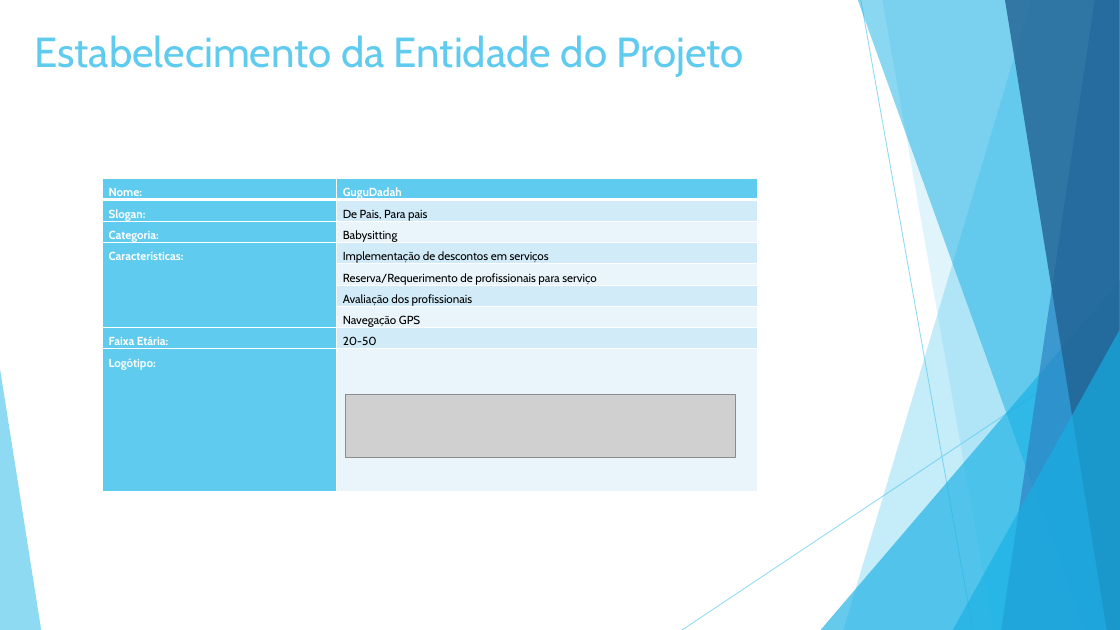
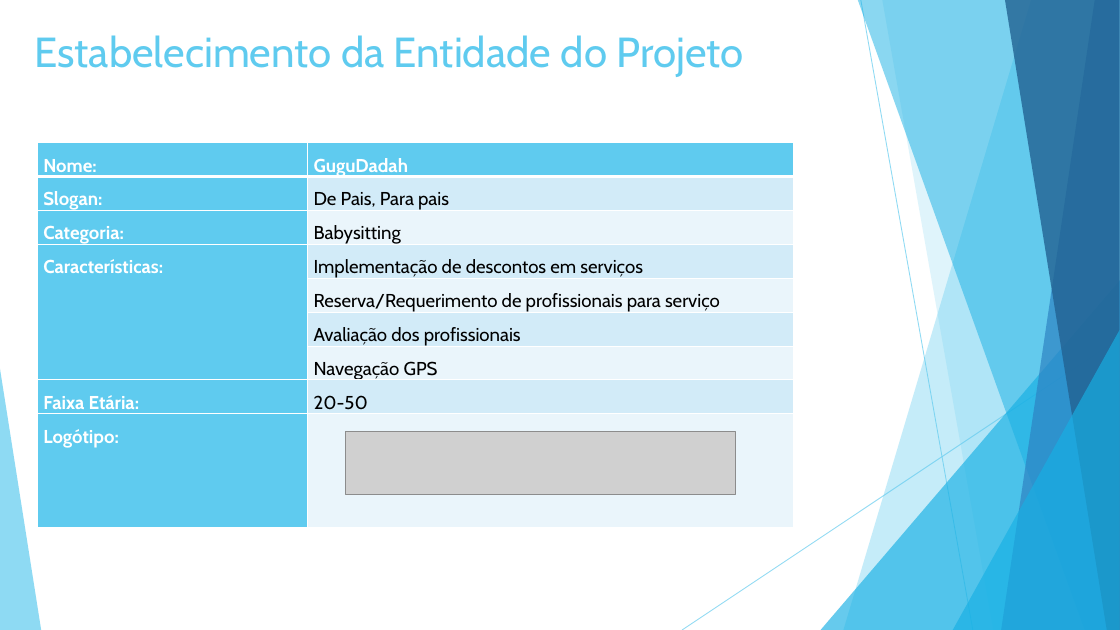
Before and after one commit to vitorjrc/babysitting-system, a slide deck: slide 4 of relatorio/Fase 3/LI4.pptx. Drawn at 1120x630 pixels with LibreOffice and Linux fonts; fonts in the diff are those of the drawing; grey boxes stand for pictures. Boxes give left, top, right and bottom in pixels: in the first picture for what was removed or moved away, otherwise in the second. Text is boxed around its words. In the diff, an @@ line names an element or a change of style, - is before the commit and + after.

```diff
--- a/relatorio/Fase 3/LI4.pptx
+++ b/relatorio/Fase 3/LI4.pptx
@@ table at <box>37,143,793,526</box> @@
@@ size 10 to 16 pt @@
@@ table: place and size @@
-table at <box>103,179,758,490</box>
+table at <box>37,143,793,526</box>
@@ picture: place and size @@
-picture at <box>345,395,735,458</box>
+picture at <box>345,432,735,495</box>
@@ rectangle: place and size @@
-rectangle at <box>351,396,735,458</box>
+rectangle at <box>351,432,735,494</box>
```
Also in this commit, not shown: 6 other slides changed, 6 slides added, 10 slides removed.
